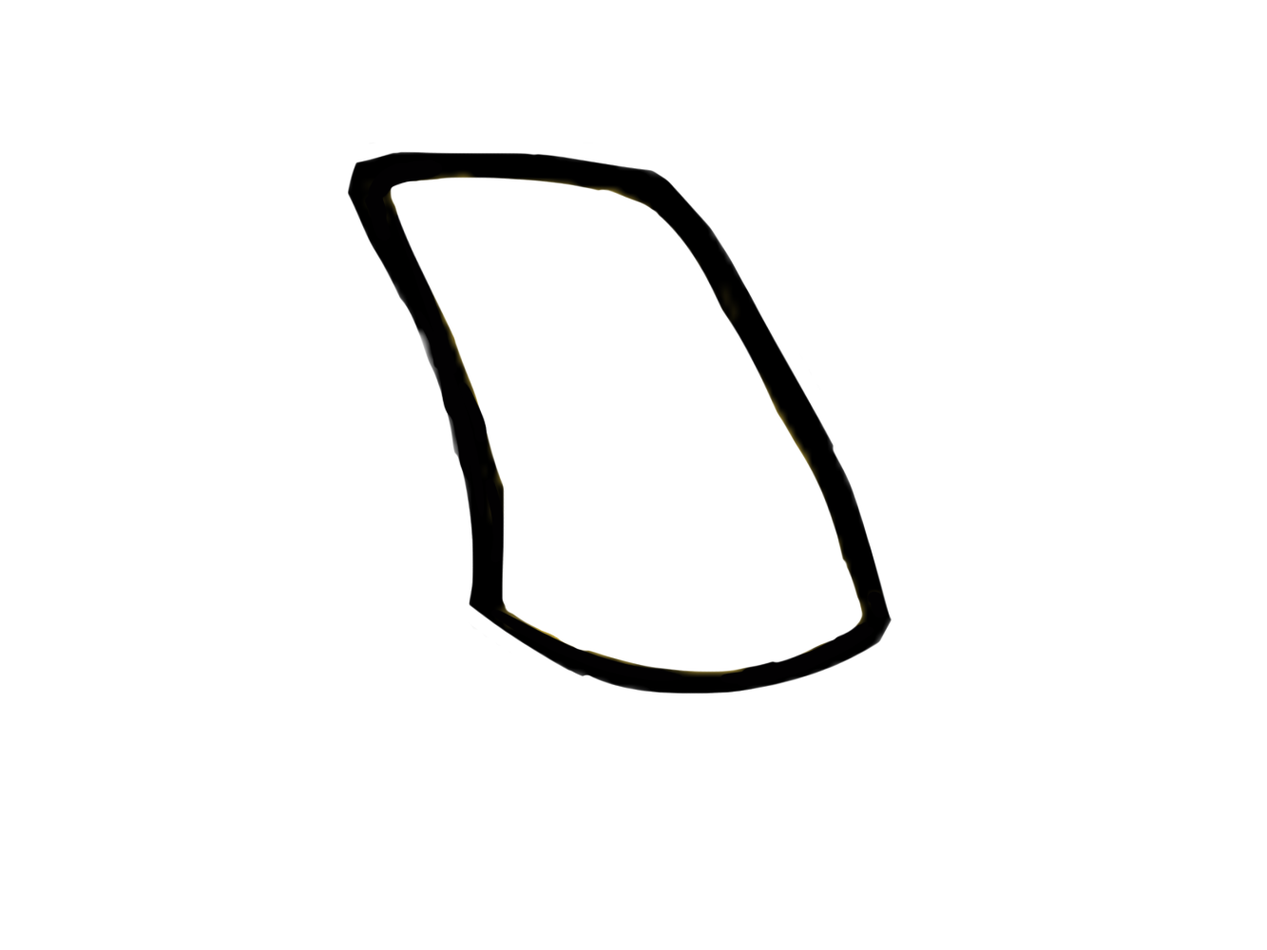
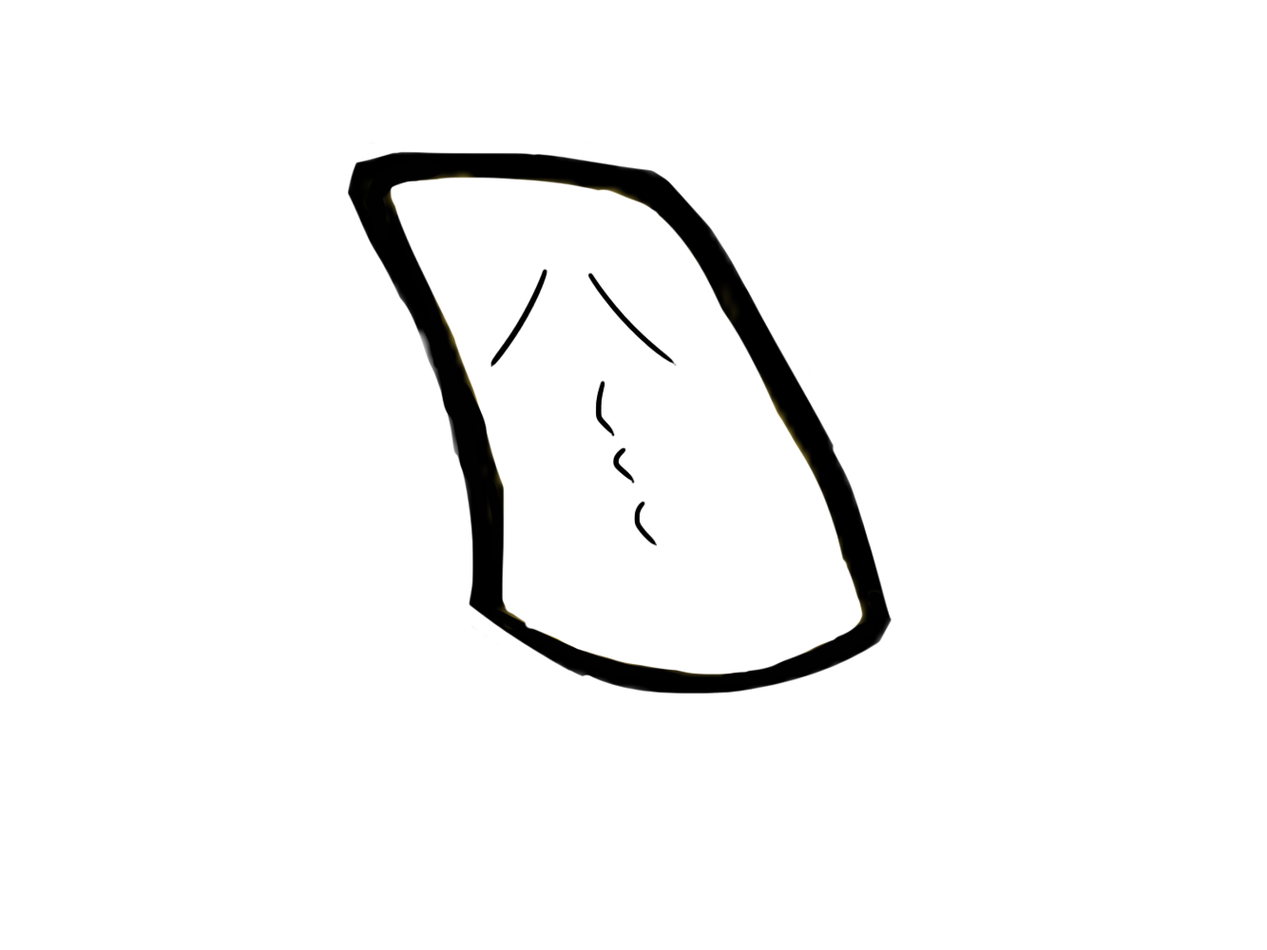
Layered file, before and after one edit (1267px x 950px). Changes by layer:
painted on "Layer 0" over <box>520,618,791,676</box>
added layer "Layer 4" above "Layer 3" over <box>489,267,791,676</box>
added layer "Layer 3" above "Layer 2" over <box>489,267,791,676</box>
added layer "Layer 2" above "Layer 1" over <box>489,267,791,676</box>
added layer "Layer 1" over <box>489,267,791,676</box>
